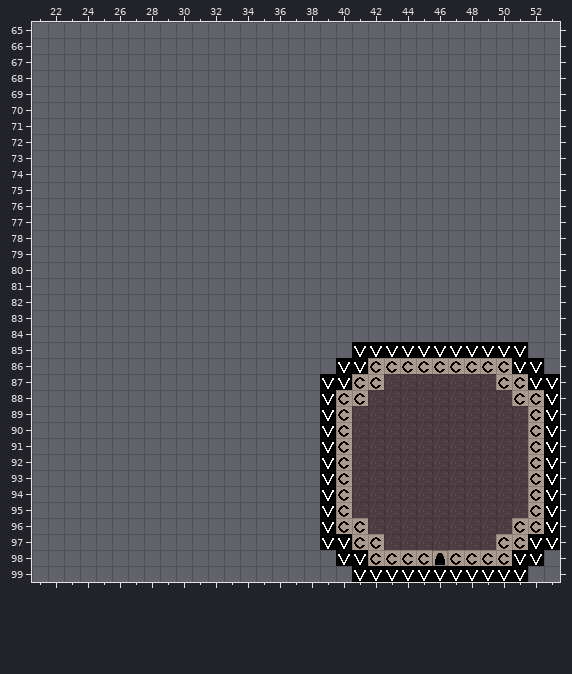
Tiled map, stored at assets/map/cave_test.tmx. This is how it looked before the edit.
Cells are 16x16 px. Shown: x 21..53, y 65..99.
New version:
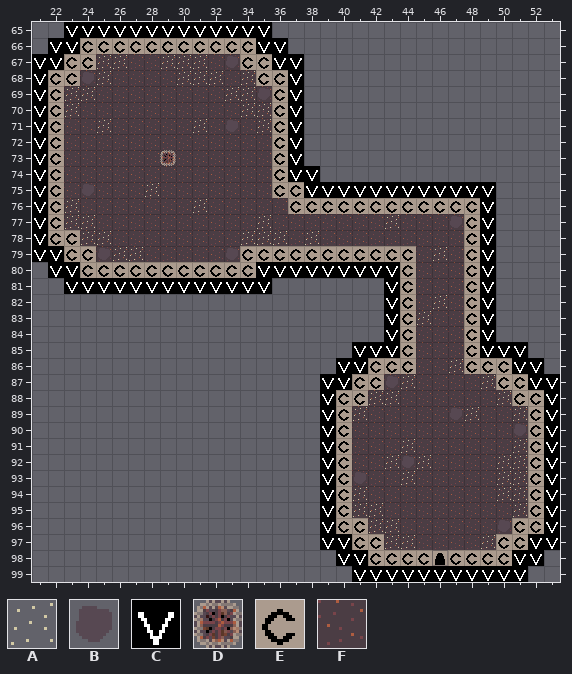
Key: from "WildTraveler": A 3, B 6, C 8, D 23, E 27, F 28.
_ is an empty cell.
Changes in this commit:
Layer "Map":
y 67: x 25..33 _________ -> FFFFFFFFF
y 68: x 24..34 ___________ -> FFFFFFFFFFF
y 69..75: x 23..35 _____________ -> FFFFFFFFFFFFF
y 76: x 23..36 ______________ -> FFFFFFFFFFFFFF
y 77: x 23..47 _________________________ -> FFFFFFFFFFFFFFFFFFFFFFFFF
y 78: x 24..47 ________________________ -> FFFFFFFFFFFFFFFFFFFFFFFF
y 79: x 25..33 _________ -> FFFFFFFFF; x 45..47 ___ -> FFF
y 80..86: x 45..47 ___ -> FFF
Layer "Objects":
y 65: x 23..35 _____________ -> CCCCCCCCCCCCC
y 66: x 22..36 _______________ -> CCEEEEEEEEEEECC
y 67: x 21..26 ______ -> CCEEAA; x 29..31 ___ -> AAA; x 33..37 _____ -> BEECC
y 68: x 21..25 _____ -> CEEBA; x 30..32 ___ -> AAA; x 34..37 ____ -> AEEC
y 69: x 21..24 ____ -> CEAA; x 33..37 _____ -> AABEC
y 70: x 21..23 ___ -> CEA; x 34..37 ____ -> AAEC
y 71: x 21..22 __ -> CE; x 25 _ -> A; x 31 _ -> A; x 33 _ -> B; x 35..37 ___ -> AEC
y 72: x 21..22 __ -> CE; x 36..37 __ -> EC
y 73: x 21..22 __ -> CE; x 29 _ -> D; x 36..37 __ -> EC
y 74: x 21..22 __ -> CE; x 36..38 ___ -> ECC
y 75: x 21..22 __ -> CE; x 24 _ -> B; x 28 _ -> A; x 36..49 ______________ -> EECCCCCCCCCCCC
y 76: x 21..23 ___ -> CEA; x 31 _ -> A; x 37..49 _____________ -> EEEEEEEEEEEEC
y 77: x 21..24 ____ -> CEAA; x 35 _ -> A; x 43 _ -> A; x 47..49 ___ -> BEC
y 78: x 21..25 _____ -> CEEAA; x 34..36 ___ -> AAA; x 38 _ -> A; x 48..49 __ -> EC
y 79: x 21..27 _______ -> CCEEBAA; x 33..44 ____________ -> BEEEEEEEEEEE; x 46 _ -> A; x 48..49 __ -> EC
y 80: x 22..44 _______________________ -> CCEEEEEEEEEEECCCCCCCCCE; x 48..49 __ -> EC
y 81: x 23..35 _____________ -> CCCCCCCCCCCCC; x 43..44 __ -> CE; x 48..49 __ -> EC
y 82: x 43..44 __ -> CE; x 46 _ -> A; x 48..49 __ -> EC
y 83: x 43..45 ___ -> CEA; x 48..49 __ -> EC
y 84: x 43..44 __ -> CE; x 48..49 __ -> EC
y 85: x 44..48 CCCCC -> E___E
y 86: x 45..47 EEE -> __A
y 87: x 43..44 __ -> BA; x 49 _ -> A
y 88: x 42..43 __ -> AA; x 50 _ -> A
y 89: x 41 _ -> A; x 47..48 __ -> BA; x 51 _ -> A
y 90: x 51 _ -> B
y 91: x 44 _ -> A; x 51 _ -> A
y 92: x 43..45 ___ -> ABA; x 50..51 __ -> AA
y 93: x 41 _ -> B; x 44 _ -> A; x 50..51 __ -> AA
y 94: x 41 _ -> A; x 50..51 __ -> AA
y 95: x 41..42 __ -> AA; x 51 _ -> A
y 96: x 42..43 __ -> AA; x 50 _ -> B
y 97: x 43..44 __ -> AA; x 49 _ -> A
Changed places in both pictures, as pixel boxes (x1, y1, x2, y2):
changed: (32, 22, 527, 549)
